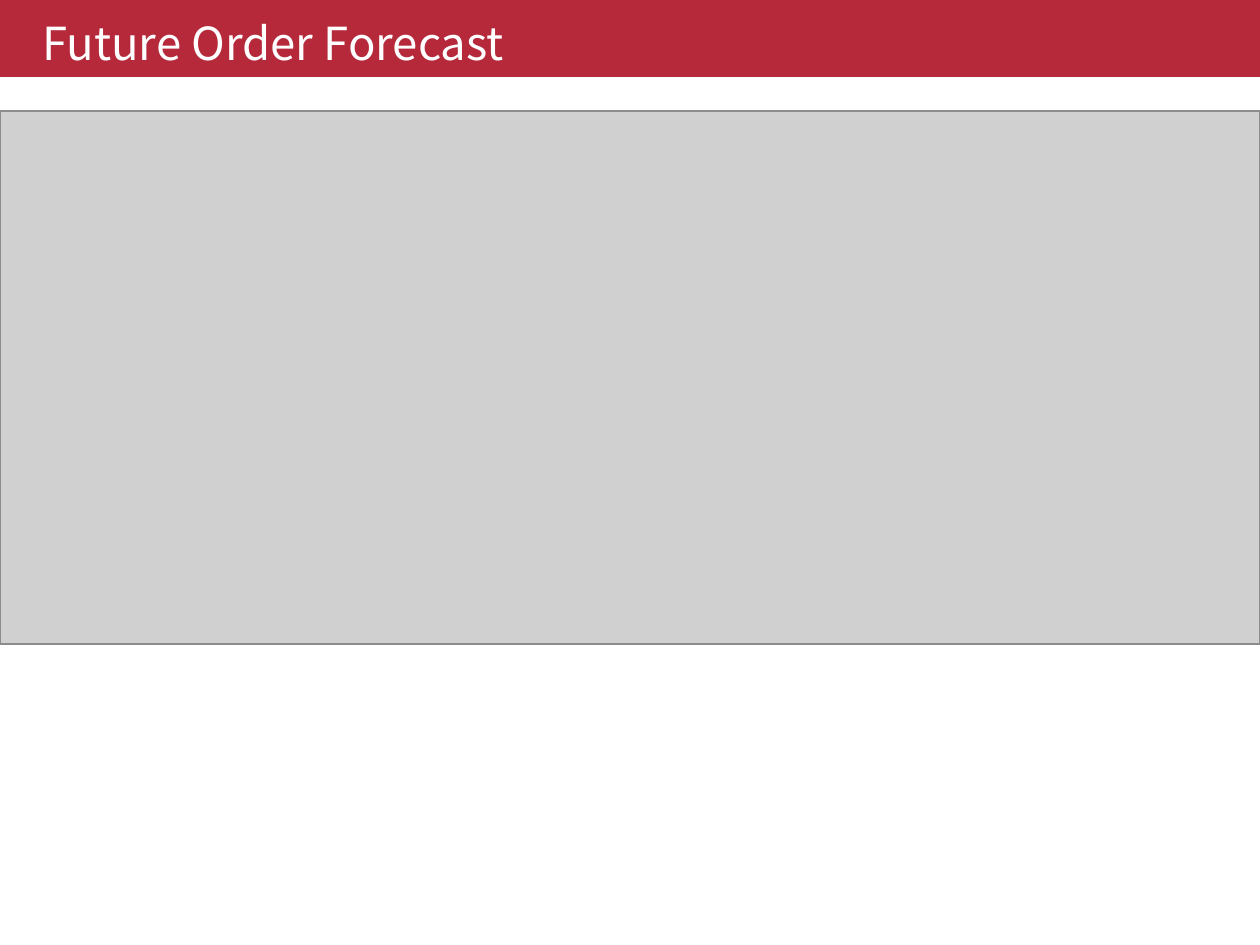
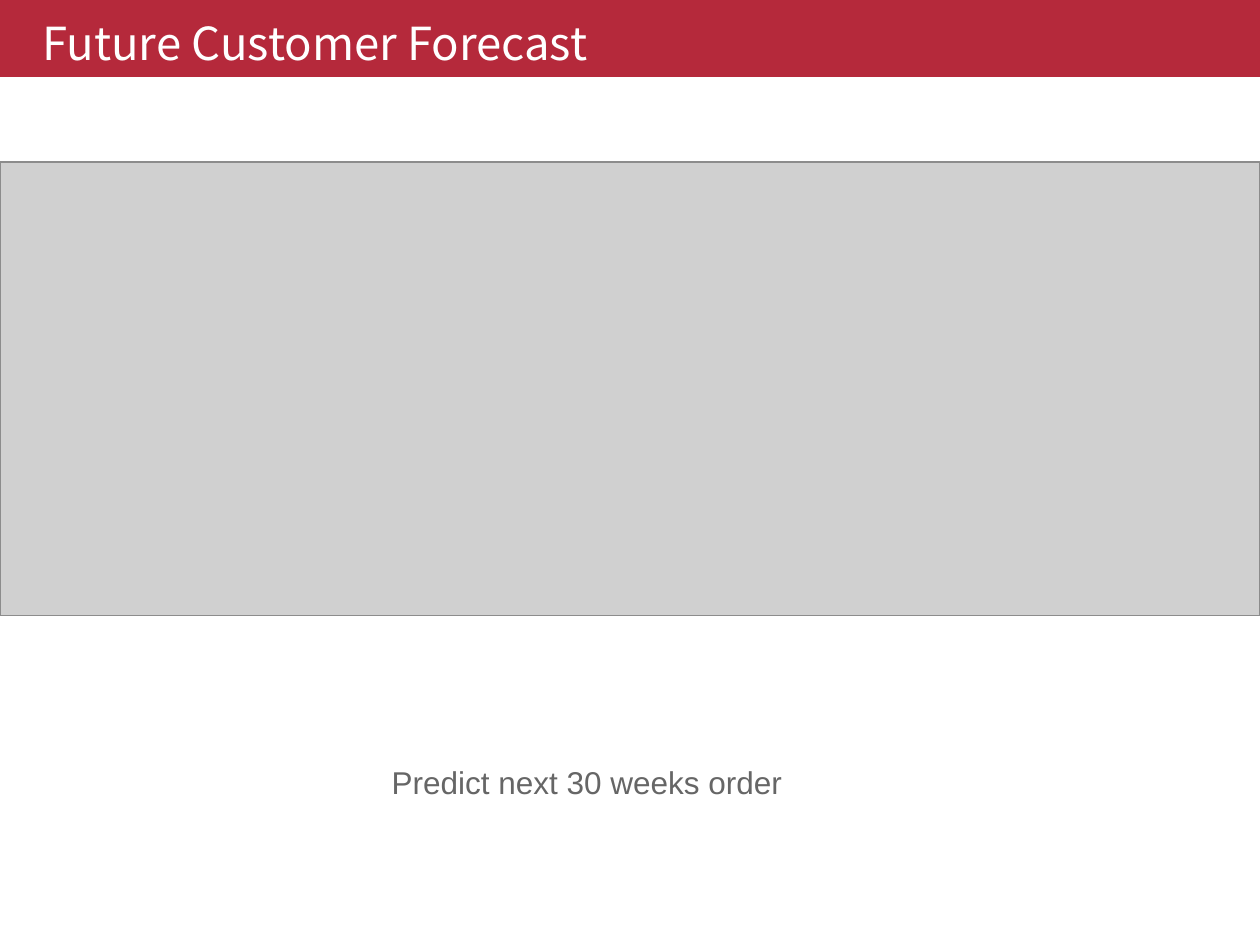
Before and after one commit to Yccc2333/visualization_platform, a slide deck: slide 16 of Visualization platform.pptx (slide 10 before the commit). Drawn at 1260x945 pixels with LibreOffice and Linux fonts; fonts in the diff are those of the drawing; grey boxes stand for pictures. Boxes give left, top, right and bottom in pixels: in the first picture for what was removed or moved away, otherwise in the second. Text is boxed around its words. In the diff, an @@ line names an element or a change of style, - is before the commit and + after.

Commit message:
ppt changed

```diff
--- a/Visualization platform.pptx
+++ b/Visualization platform.pptx
@@ text at <box>42,26,587,61</box>: text changed @@
-Future Order Forecast
+Future Customer Forecast
@@ picture: place and size @@
-picture at <box>0,111,1260,644</box>
+picture at <box>0,163,1260,616</box>
@@ text added at <box>718,161,809,167</box>, 11 pt, text #FFFFFF @@
+O projekcie
+R
@@ text added at <box>392,771,782,795</box>, 18 pt, text #666666 @@
+Predict next 30 weeks order
```
Also in this commit, not shown: 1 other slide changed, 6 slides added, 1 other file.
